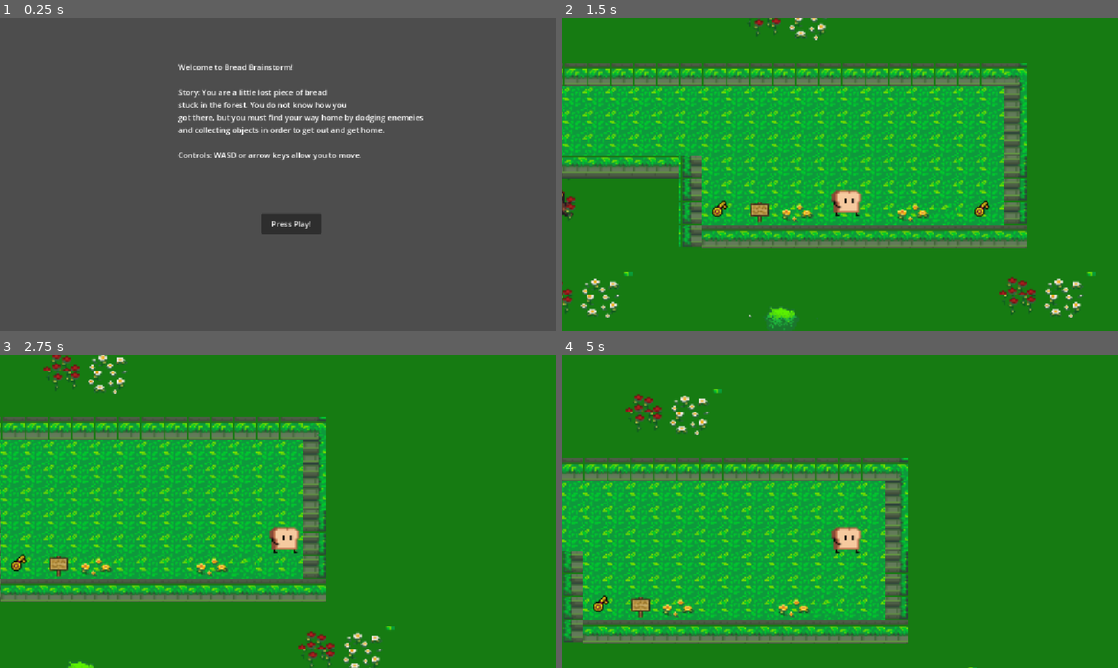
Above: before the commit, frames 1-4 (two rows, left to right).
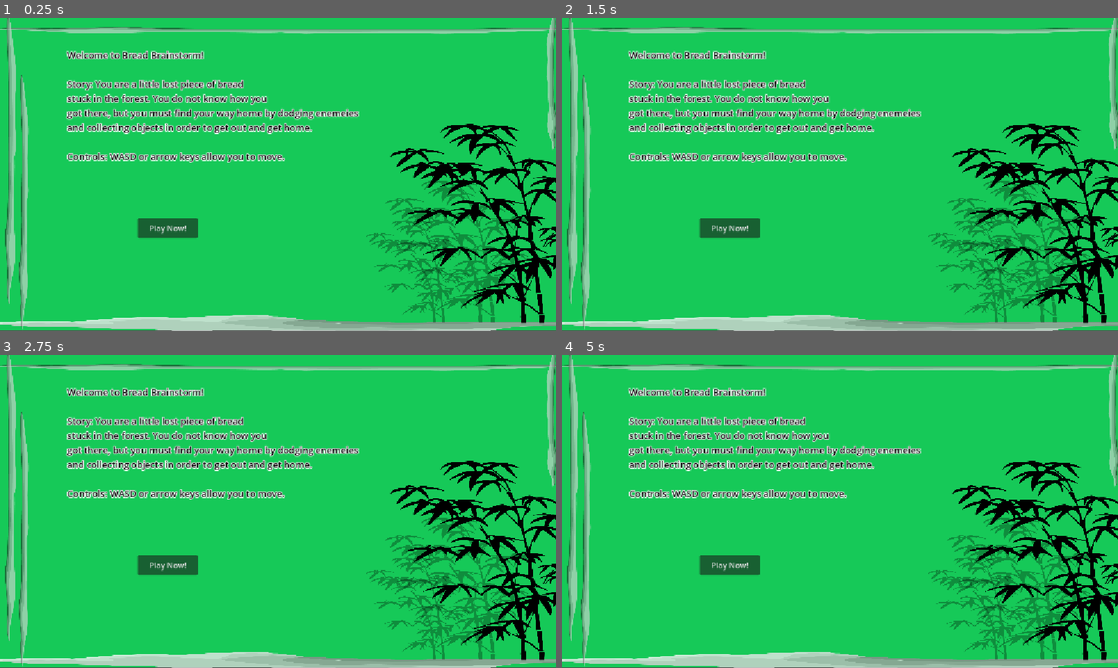
Above: after the commit, the same moments.

Repository: MauraB27/Brositz_P4
Game: Godot game, scene res://intro_scene.tscn
The game is run twice, just before and just after one commit, with the same random seed, the same clock (stepped at 60 frames per second) and the same inputs.
Inputs (mouse positions are in pixels of both pictures, inside the frame that each line leads up to):
- Up to frame 1 (0.25 s): no input
- Up to frame 2 (1.5 s): click "Press Play!" (after the commit: "Play Now!") at 0.5 s; click (728, 227) at 1.25 s, where only the run after the commit has a clickable "Play Now!"
- Up to frame 3 (2.75 s): tap Enter at 2 s; hold Right (right) from 2.03 s (still down); tap Up (jump) at 2.27 s
- Up to frame 4 (5 s): tap Space at 2.75 s; tap Up (jump) at 3.02, 4.52 s; tap Enter at 3.5 s; release Right (right) at 3.53 s; hold Left (left) 3.53-4.28 s; hold Right (right) from 4.28 s (still down)

The runs differ from the first frame. In frame 1, 99% of the frame differs, in the area x 0-100%, y 0-100%; in frame 2, 100%; in frame 3, 100%; in frame 4, 100%.

Commit message:
work on intro scene

Diff:
--- a/p-4/Levels/level3.tscn
+++ b/p-4/Levels/level3.tscn
@@ -609,7 +609,7 @@
 size = Vector2(27, 24)
 
 [sub_resource type="CircleShape2D" id="CircleShape2D_2jaon"]
-radius = 14.142136
+radius = 9.7451105
 
 [sub_resource type="RectangleShape2D" id="RectangleShape2D_2jaon"]
 size = Vector2(51.361, 54.58495)
@@ -620,9 +620,9 @@
 
 [sub_resource type="Curve2D" id="Curve2D_31k36"]
 _data = {
-"points": PackedVector2Array(0, 0, 0, 0, -1314.6505, 1818.9637, 0, 0, 0, 0, -1253.5767, 1818.5505, 0, 0, 0, 0, -1218.4594, 1820.4773, 0, 0, 0, 0, -1160.4395, 1818.5505, 0, 0, 0, 0, -1120.7416, 1820.4773, 0, 0, 0, 0, -1056.6143, 1818.5505, 0, 0, 0, 0, -980.2724, 1820.4773, 0, 0, 0, 0, -1287.1672, 1820.4773)
+"points": PackedVector2Array(0, 0, 0, 0, -1301.6782, 1822.8174, 0, 0, 0, 0, -1253.5767, 1818.5505, 0, 0, 0, 0, -1295.22, 1823.9319, 0, 0, 0, 0, -1193.5962, 1813.6136, 0, 0, 0, 0, -1160.4395, 1818.5505, 0, 0, 0, 0, -1110.4622, 1829.0916, 0, 0, 0, 0, -1056.6143, 1818.5505, 0, 0, 0, 0, -1078.9965, 1844.7874, 0, 0, 0, 0, -1143.6443, 1843.1814, 0, 0, 0, 0, -1149.7097, 1842.7131, 0, 0, 0, 0, -1287.1672, 1820.4773)
 }
-point_count = 8
+point_count = 11
 
 [sub_resource type="CircleShape2D" id="CircleShape2D_qqkb1"]
 radius = 15.441098
@@ -635,14 +635,16 @@
 tile_set = SubResource("TileSet_fyly4")
 
 [node name="ColorRect" type="ColorRect" parent="." unique_id=1577954249]
+visible = false
 z_index = -2
-offset_left = -3999.0
-offset_top = -3303.0
-offset_right = 4764.0
-offset_bottom = 3716.0
+offset_left = -3191.0
+offset_top = -2588.0
+offset_right = 5572.0
+offset_bottom = 4431.0
 color = Color(0.66142035, 0.52912915, 0.012920001, 0.333)
 
 [node name="Player" type="CharacterBody2D" parent="." unique_id=1675782975 groups=["player"]]
+position = Vector2(27, 2)
 collision_layer = 2
 collision_mask = 5
 motion_mode = 1
@@ -677,12 +679,29 @@
 script = ExtResource("5_eex2w")
 
 [node name="CollisionShape2D" type="CollisionShape2D" parent="sesame1" unique_id=1961148638]
-position = Vector2(52, -73)
+position = Vector2(236, -245)
 shape = SubResource("CircleShape2D_2jaon")
 
 [node name="Sprite2D" type="Sprite2D" parent="sesame1" unique_id=1132687669]
-position = Vector2(53.000008, -76.61899)
-scale = Vector2(1.3263887, 1.2312845)
+position = Vector2(236, -245)
+scale = Vector2(0.85714257, 0.64285654)
+texture = ExtResource("6_eex2w")
+region_enabled = true
+region_rect = Rect2(25, 24.799995, 14, 14.200005)
+
+[node name="sesame2" type="Area2D" parent="." unique_id=1758836528]
+position = Vector2(93, 42)
+collision_layer = 4
+collision_mask = 2
+script = ExtResource("5_eex2w")
+
+[node name="CollisionShape2D" type="CollisionShape2D" parent="sesame2" unique_id=1890072908]
+position = Vector2(406, -91)
+shape = SubResource("CircleShape2D_2jaon")
+
+[node name="Sprite2D" type="Sprite2D" parent="sesame2" unique_id=319774344]
+position = Vector2(406, -92)
+scale = Vector2(0.85714257, 0.64285654)
 texture = ExtResource("6_eex2w")
 region_enabled = true
 region_rect = Rect2(25, 24.799995, 14, 14.200005)
@@ -715,42 +734,43 @@
 offset_right = 82.0
 offset_bottom = 114.000015
 text = "Help me find all the
-sesame seads!"
+sesame seeds!"
 label_settings = SubResource("LabelSettings_2cw1i")
 
 [node name="Path2D" type="Path2D" parent="." unique_id=57568210]
-position = Vector2(950.0267, -1758.7477)
+position = Vector2(1220.0267, -1440.7477)
 scale = Vector2(0.6549473, 0.66067713)
 curve = SubResource("Curve2D_31k36")
 
 [node name="PathFollow2D" type="PathFollow2D" parent="Path2D" unique_id=675633609]
-position = Vector2(-1280.9244, 1818.7357)
-rotation = -0.0067656073
+position = Vector2(-1268.0625, 1819.8354)
+rotation = -0.08847336
 progress = 33.725536
 script = ExtResource("8_0ywmm")
 
-[node name="Area2D" type="Area2D" parent="Path2D/PathFollow2D" unique_id=1128151491]
+[node name="Mouse1" type="Area2D" parent="Path2D/PathFollow2D" unique_id=1128151491]
 light_mask = 8
 visibility_layer = 2
 collision_layer = 8
 collision_mask = 2
 script = ExtResource("9_k0lmg")
 
-[node name="Sprite2D" type="Sprite2D" parent="Path2D/PathFollow2D/Area2D" unique_id=1661555461]
-position = Vector2(40.98629, 40.705032)
+[node name="Sprite2D" type="Sprite2D" parent="Path2D/PathFollow2D/Mouse1" unique_id=1661555461]
+position = Vector2(-3.2111301, 3.2335567)
 rotation = 0.04563737
-scale = Vector2(4.0407977, 3.6910503)
+scale = Vector2(2.3122401, 1.8793681)
 texture = ExtResource("10_ls4d1")
 region_enabled = true
 region_rect = Rect2(56, 97, 16, 14)
 
-[node name="CollisionShape2D" type="CollisionShape2D" parent="Path2D/PathFollow2D/Area2D" unique_id=960377209]
+[node name="CollisionShape2D" type="CollisionShape2D" parent="Path2D/PathFollow2D/Mouse1" unique_id=960377209]
 position = Vector2(-3.1905556, 0.20642602)
 rotation = -1.1387726
 scale = Vector2(0.9999989, 0.99999917)
 shape = SubResource("CircleShape2D_qqkb1")
 
 [connection signal="body_entered" from="sesame1" to="sesame1" method="_on_body_entered"]
+[connection signal="body_entered" from="sesame2" to="sesame2" method="_on_body_entered"]
 [connection signal="body_entered" from="ShopOwner" to="ShopOwner" method="_on_body_entered"]
 [connection signal="body_exited" from="ShopOwner" to="ShopOwner" method="_on_body_exited"]
-[connection signal="body_entered" from="Path2D/PathFollow2D/Area2D" to="Path2D/PathFollow2D/Area2D" method="_on_body_entered"]
+[connection signal="body_entered" from="Path2D/PathFollow2D/Mouse1" to="Path2D/PathFollow2D/Mouse1" method="_on_body_entered"]
--- a/p-4/intro_scene.tscn
+++ b/p-4/intro_scene.tscn
@@ -1,6 +1,14 @@
 [gd_scene format=3 uid="uid://dh84i68mbluov"]
 
 [ext_resource type="Script" uid="uid://bcfywn4brgtsh" path="res://main_menu_button.gd" id="1_fqpck"]
+[ext_resource type="Texture2D" uid="uid://dt6riye45mixt" path="res://Sprites/—Pngtree—beautiful ink bamboo border_5404237.png" id="2_x3ncd"]
+
+[sub_resource type="LabelSettings" id="LabelSettings_fqpck"]
+font_size = 19
+font_color = Color(0.04, 0.04, 0.04, 1)
+outline_size = 7
+shadow_size = 6
+shadow_color = Color(0, 0.5834005, 0, 0)
 
 [node name="IntroScene" type="Control" unique_id=1510634010]
 layout_mode = 3
@@ -9,22 +17,23 @@
 anchor_bottom = 1.0
 grow_horizontal = 2
 grow_vertical = 2
+metadata/_edit_horizontal_guides_ = [-58.0]
 
 [node name="Button" type="Button" parent="." unique_id=947077732]
 layout_mode = 0
-offset_left = 541.0
-offset_top = 405.0
-offset_right = 666.0
-offset_bottom = 447.0
-text = "Press Play!"
+offset_left = 285.0
+offset_top = 414.0
+offset_right = 410.0
+offset_bottom = 456.0
+text = "Play Now!"
 script = ExtResource("1_fqpck")
 
 [node name="Label" type="Label" parent="." unique_id=1931280225]
 layout_mode = 0
-offset_left = 369.0
-offset_top = 90.0
-offset_right = 881.0
-offset_bottom = 295.0
+offset_left = 139.0
+offset_top = 63.0
+offset_right = 747.0
+offset_bottom = 300.0
 text = "Welcome to Bread Brainstorm!
 
 Story: You are a little lost piece of bread
@@ -33,5 +42,20 @@
 and collecting objects in order to get out and get home.
 
 Controls: WASD or arrow keys allow you to move."
+label_settings = SubResource("LabelSettings_fqpck")
+
+[node name="ColorRect" type="ColorRect" parent="." unique_id=1124859773]
+z_index = -2
+layout_mode = 0
+offset_left = -5.0
+offset_top = -16.0
+offset_right = 1185.0
+offset_bottom = 645.0
+color = Color(0.08690001, 0.79, 0.34470326, 1)
+
+[node name="Sprite2D" type="Sprite2D" parent="." unique_id=1489859052]
+position = Vector2(594.5, 322)
+scale = Vector2(0.39983073, 0.21613996)
+texture = ExtResource("2_x3ncd")
 
 [connection signal="pressed" from="Button" to="Button" method="_on_pressed"]
Binary file added: p-4/Sprites/—Pngtree—beautiful ink bamboo border_5404237.png
Not shown, added: p-4/Sprites/—Pngtree—beautiful ink bamboo border_5404237.png.import
Not shown, added: p-4/images (1).jfif
